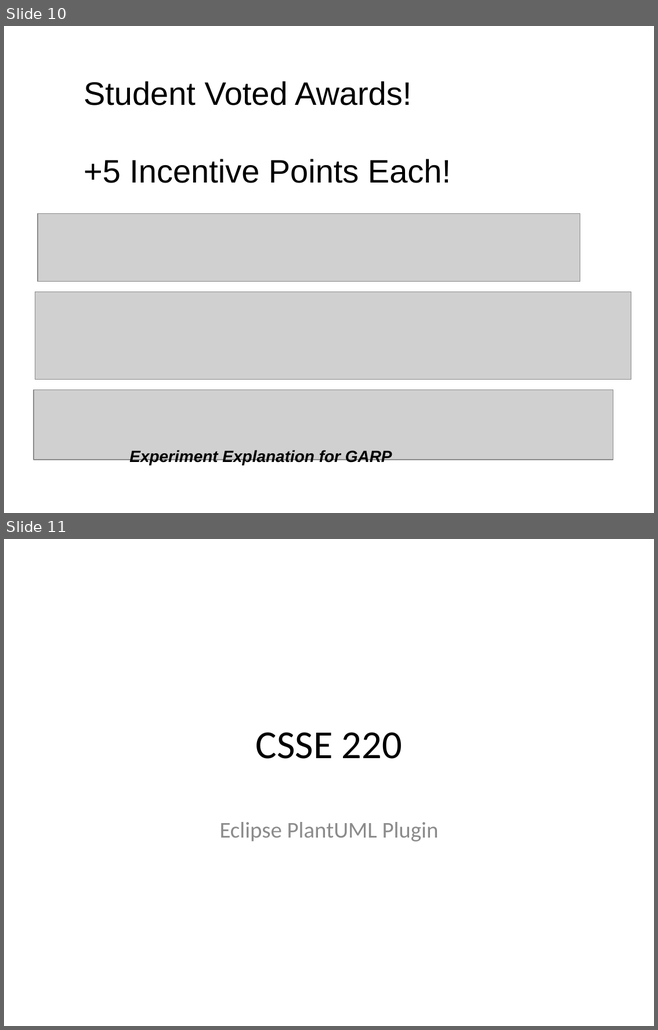
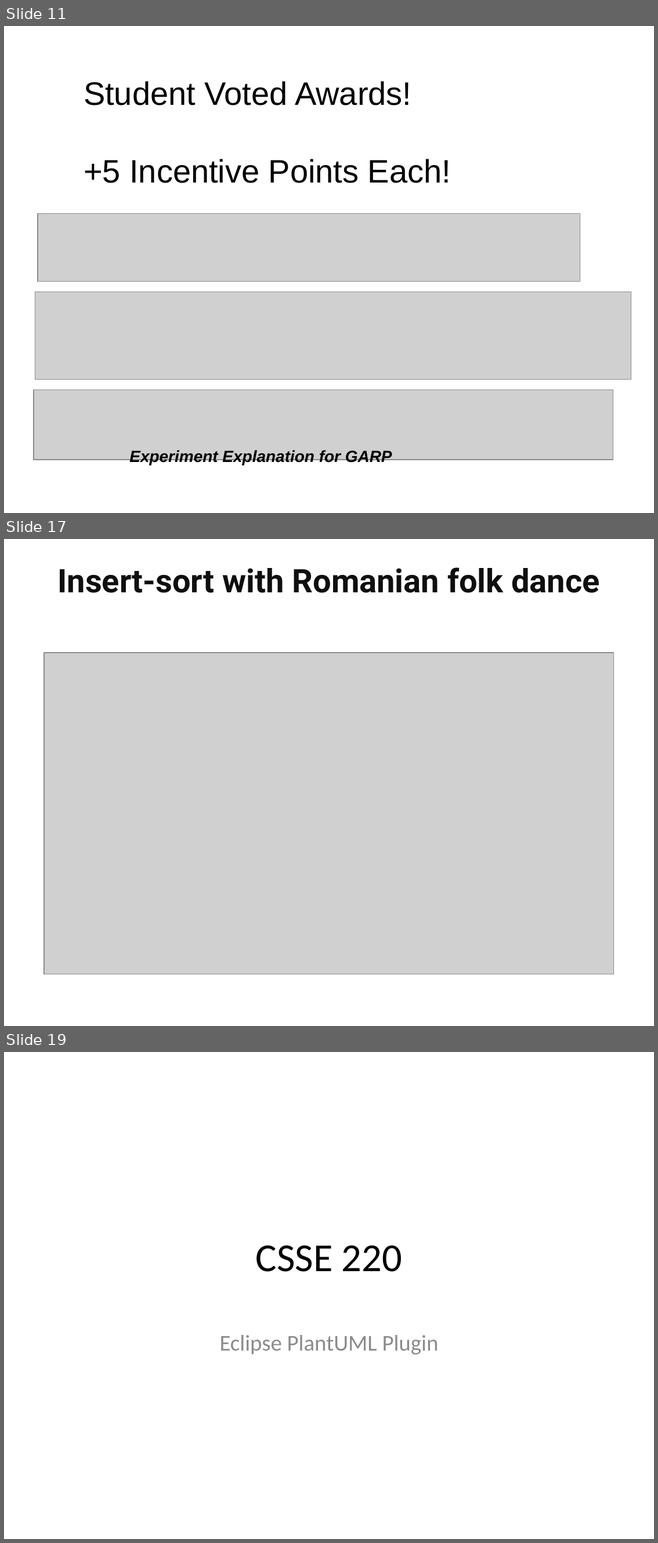
Before and after one commit to RHIT-CSSE/csse220, a slide deck: ClassMaterials/ProjectPresentations/PresentationGuidelinesAndPlantUMLEclipsePlugin.pptx. Shown one above the other, each under a label of ours: slides 10 and 11 before the commit, slides 11, 17 and 19 after it; the slides between them are not shown. The pictures are 658x1030 and 658x1543 pixels, drawn with LibreOffice and Linux fonts; fonts in the diff are those of the drawing; grey boxes stand for pictures. Boxes give left, top, right and bottom in pixels: in the first picture for what was removed or moved away, otherwise in the second. Text is boxed around its words. In the diff, an @@ line names an element or a change of style, - is before the commit and + after.

```diff
--- a/ClassMaterials/ProjectPresentations/PresentationGuidelinesAndPlantUMLEclipsePlugin.pptx
+++ b/ClassMaterials/ProjectPresentations/PresentationGuidelinesAndPlantUMLEclipsePlugin.pptx
@@ slide 17 added at <box>4,539,654,1026</box>, background #FFFFFF @@
@@ title added at <box>57,567,599,593</box>, 36 pt, text #0F0F0F, bold @@
+Insert-sort with Romanian folk dance
@@ picture added at <box>44,653,614,974</box> @@
@@ what was slide 10 is now slide 11 @@
@@ what was slide 11 is now slide 19 @@
```
Also in this commit, not shown: 2 slides changed, 7 other slides added, 5 other files.
